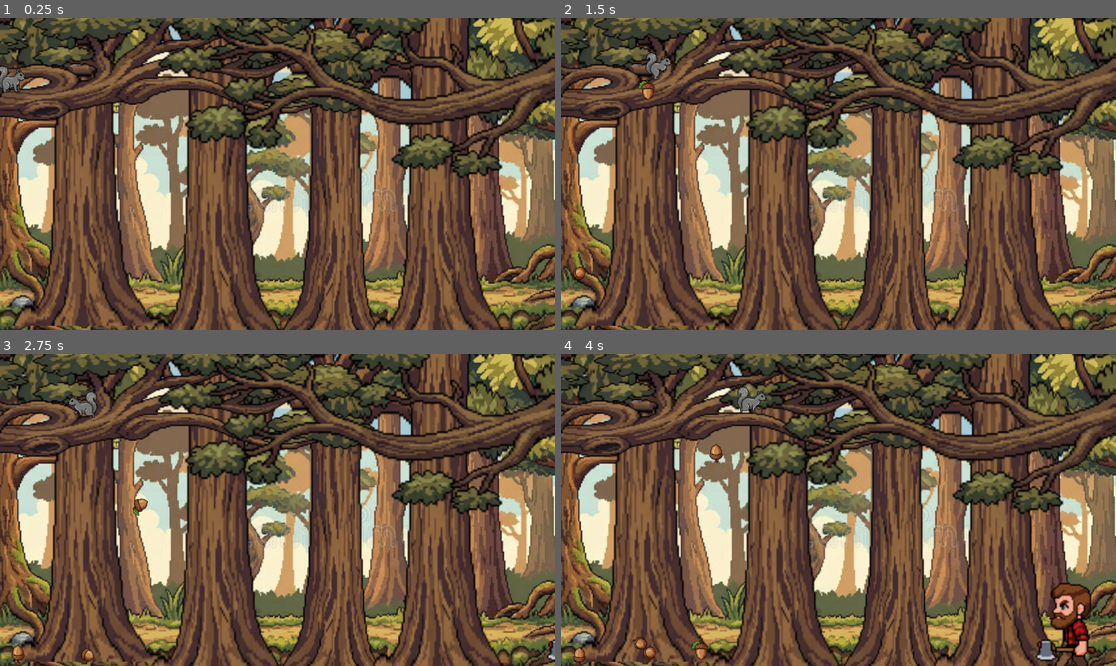
Above: before the commit, frames 1-4 (two rows, left to right).
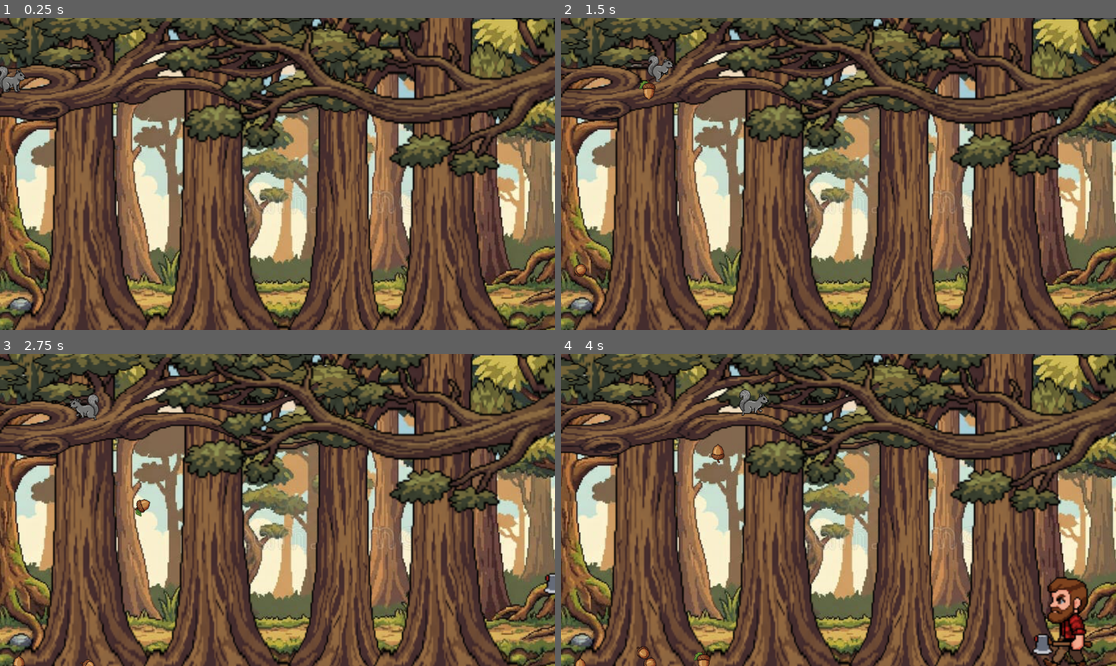
Above: after the commit, the same moments.

Repository: g00siferdev-py/SquirrelsvsLumberjacks
Game: Godot game, scene res://game.tscn
The game is run twice, just before and just after one commit, with the same random seed, the same clock (stepped at 60 frames per second) and the same inputs.
Inputs:
- Up to frame 1 (0.25 s): no input
- Up to frame 2 (1.5 s): tap Enter at 0.5 s; hold D (right) from 0.53 s (still down); tap S (drop_acorn) at 0.6, 1.35 s
- Up to frame 3 (2.75 s): release D (right) at 2.03 s; hold A (left) from 2.03 s (still down); tap S (drop_acorn) at 2.1 s
- Up to frame 4 (4 s): release A (left) at 2.78 s; hold D (right) from 2.78 s (still down); tap S (drop_acorn) at 2.85, 3.6 s

The runs differ from the first frame. In frame 1, 41% of the frame differs, in the area x 0-100%, y 0-100%; in frame 2, 41%; in frame 3, 41%; in frame 4, 42%.

Commit message:
Updated lj swinging and title screen scene

Diff:
--- a/assets/entities/lumberjacks/lumberjack.tscn
+++ b/assets/entities/lumberjacks/lumberjack.tscn
@@ -53,7 +53,7 @@
 "duration": 2.0,
 "texture": SubResource("AtlasTexture_abrae")
 }, {
-"duration": 2.0,
+"duration": 1.0,
 "texture": SubResource("AtlasTexture_x0s4t")
 }],
 "loop": true,
@@ -88,12 +88,12 @@
 script = ExtResource("1_apggl")
 
 [node name="CollisionShape2D" type="CollisionShape2D" parent="." unique_id=21586070]
-position = Vector2(0, -88)
+position = Vector2(0, -66)
 shape = SubResource("CapsuleShape2D_fdklv")
 
 [node name="AnimatedSprite2D" type="AnimatedSprite2D" parent="." unique_id=384227073]
-position = Vector2(2.999999, -98)
+position = Vector2(-3.9999995, -111)
 scale = Vector2(3.1135411, 2.949044)
 sprite_frames = SubResource("SpriteFrames_lvuck")
 animation = &"swing"
-frame_progress = 0.39790356
+frame_progress = 0.34276894
--- a/game.tscn
+++ b/game.tscn
@@ -10,7 +10,19 @@
 [ext_resource type="PackedScene" uid="uid://dp5vmmrefslf1" path="res://assets/environment/acorn.tscn" id="7_eow3j"]
 
 [sub_resource type="RectangleShape2D" id="RectangleShape2D_j5wjh"]
-size = Vector2(2039, 76.5)
+size = Vector2(34.38694, 38.895897)
+
+[sub_resource type="RectangleShape2D" id="RectangleShape2D_vef74"]
+size = Vector2(35.61734, 48.869225)
+
+[sub_resource type="RectangleShape2D" id="RectangleShape2D_hve3p"]
+size = Vector2(38.299194, 35.334137)
+
+[sub_resource type="RectangleShape2D" id="RectangleShape2D_mfdv2"]
+size = Vector2(35.223206, 35.490532)
+
+[sub_resource type="WorldBoundaryShape2D" id="WorldBoundaryShape2D_j5wjh"]
+distance = -164.0
 
 [node name="Game" type="Node2D" unique_id=1557034659]
 script = ExtResource("1_ryrav")
@@ -20,34 +32,63 @@
 [node name="Parallax2D" type="Parallax2D" parent="." unique_id=1169106087]
 
 [node name="ForestBg" type="Sprite2D" parent="Parallax2D" unique_id=1024951342]
-position = Vector2(646, 356)
+position = Vector2(642, 360)
 scale = Vector2(1.6344393, 1.6344393)
 texture = ExtResource("1_e2o6t")
 
 [node name="Trees" type="Node2D" parent="." unique_id=1909897796]
 
 [node name="Tree1" type="Sprite2D" parent="Trees" unique_id=1540693245]
-position = Vector2(143, -132)
+position = Vector2(143, -120)
 scale = Vector2(3.2861328, 6.021616)
 texture = ExtResource("2_feb5d")
 flip_h = true
 
+[node name="Tree1" type="Area2D" parent="Trees/Tree1" unique_id=214705972 groups=["tree_trunks"]]
+position = Vector2(54.167007, 92.83222)
+
+[node name="CollisionShape2D" type="CollisionShape2D" parent="Trees/Tree1/Tree1" unique_id=1995930201]
+position = Vector2(16.736996, 0.6642761)
+scale = Vector2(0.99999946, 1)
+shape = SubResource("RectangleShape2D_j5wjh")
+
 [node name="Tree3" type="Sprite2D" parent="Trees" unique_id=1017056146]
-position = Vector2(725.00006, 5)
+position = Vector2(740.00006, -3)
 scale = Vector2(2.8076172, 5.1972656)
 texture = ExtResource("2_feb5d")
 
+[node name="Tree2" type="Area2D" parent="Trees/Tree3" unique_id=835201916 groups=["tree_trunks"]]
+position = Vector2(30.274761, 84.46749)
+
+[node name="CollisionShape2D" type="CollisionShape2D" parent="Trees/Tree3/Tree2" unique_id=222613615]
+position = Vector2(17.096355, 12.1217575)
+shape = SubResource("RectangleShape2D_vef74")
+
 [node name="Tree2" type="Sprite2D" parent="Trees" unique_id=1773088828]
-position = Vector2(418, -146)
+position = Vector2(409.00003, -161)
 scale = Vector2(3.250976, 6.3945313)
 texture = ExtResource("2_feb5d")
 flip_h = true
 
+[node name="Tree3" type="Area2D" parent="Trees/Tree2" unique_id=201247136 groups=["tree_trunks"]]
+position = Vector2(69.20998, 93.04826)
+
+[node name="CollisionShape2D" type="CollisionShape2D" parent="Trees/Tree2/Tree3" unique_id=1434336841]
+position = Vector2(17.840796, 4.847885)
+shape = SubResource("RectangleShape2D_hve3p")
+
 [node name="Tree4" type="Sprite2D" parent="Trees" unique_id=1504234891]
-position = Vector2(879, -151)
+position = Vector2(886, -160)
 scale = Vector2(3.250976, 6.3945313)
 texture = ExtResource("2_feb5d")
 flip_h = true
+
+[node name="Tree4" type="Area2D" parent="Trees/Tree4" unique_id=1488606314 groups=["tree_trunks"]]
+position = Vector2(45.21719, 91.797195)
+
+[node name="CollisionShape2D" type="CollisionShape2D" parent="Trees/Tree4/Tree4" unique_id=292239676]
+position = Vector2(17.840797, 11.103233)
+shape = SubResource("RectangleShape2D_mfdv2")
 
 [node name="Branches" type="StaticBody2D" parent="." unique_id=579197430]
 
@@ -57,19 +98,20 @@
 texture = ExtResource("3_fc0e3")
 
 [node name="Branch3" type="Sprite2D" parent="Branches" unique_id=699588171]
-position = Vector2(888, 130)
+position = Vector2(882.99994, 128.00002)
 scale = Vector2(4.660156, 3.8095126)
 texture = ExtResource("4_7jktm")
 
 [node name="CollisionPolygon2D2" type="CollisionPolygon2D" parent="Branches" unique_id=2017694560]
 position = Vector2(0, 150)
-polygon = PackedVector2Array(-35, -1, 20, 5, 71, 10, 125, -13, 170, -18, 214, -32, 271, -39, 312, -26, 353, -26, 397, -29, 440, -21, 485, 6, 539, 20, 590, 26, 619, 18, 645, 5, 661, -10, 703, -11, 722, 1, 758, 14, 801, 25, 854, 41, 905, 15, 954, 4, 1025, -23, 1100, -39, 1131, -61, 1150, -77, 1173, -78, 1151, -48, 1087, -18, 992, 4, 860, 49, 749, 22, 682, -4, 620, 31, 560, 33, 481, 15, 391, -19, 315, -17, 272, -30, 215, -22, 69, 28, -13, 6)
+polygon = PackedVector2Array(-35, -1, 20, 5, 71, 10, 131, 1, 174, -15, 238, -30, 279, -34, 314, -21, 350, -23, 398, -23, 446, -23, 512, 3, 556, 11, 593, 13, 618, 2, 645, 5, 661, -10, 703, -11, 722, 1, 758, 14, 801, 25, 853, 28, 905, 15, 954, 4, 1025, -23, 1100, -39, 1131, -61, 1150, -77, 1173, -78, 1151, -48, 1087, -18, 992, 4, 854, 36, 749, 22, 682, -4, 624, 14, 553, 20, 504, 9, 443, -16, 391, -19, 315, -17, 272, -30, 215, -22, 133, 6, 75, 18, -13, 6)
 
 [node name="Squirrel" parent="." unique_id=779225309 instance=ExtResource("5_7jktm")]
 position = Vector2(23, 153)
 
 [node name="Ground" type="StaticBody2D" parent="." unique_id=1916332776]
+z_index = -1
 
 [node name="StaticBody2D" type="CollisionShape2D" parent="Ground" unique_id=812598538]
-position = Vector2(720, 677.25)
-shape = SubResource("RectangleShape2D_j5wjh")
+position = Vector2(673, 498)
+shape = SubResource("WorldBoundaryShape2D_j5wjh")
--- /dev/null
+++ b/scenes/title_screen.tscn
@@ -0,0 +1,17 @@
+[gd_scene format=3 uid="uid://b0wl0khmilok4"]
+
+[ext_resource type="VideoStream" uid="uid://g0q6ulreks0h" path="res://assets/UI/title.ogv" id="1_fgkus"]
+
+[node name="Control" type="Control" unique_id=1050870476]
+layout_mode = 3
+anchors_preset = 15
+anchor_right = 1.0
+anchor_bottom = 1.0
+grow_horizontal = 2
+grow_vertical = 2
+
+[node name="VideoStreamPlayer" type="VideoStreamPlayer" parent="." unique_id=172836652]
+layout_mode = 0
+offset_right = 40.0
+offset_bottom = 40.0
+stream = ExtResource("1_fgkus")
--- a/scripts/lumberjack.gd
+++ b/scripts/lumberjack.gd
@@ -7,49 +7,83 @@
 # 1 = moving right, -1 = moving left
 @export var direction: int = 1 : set = set_direction
 
-# IMPORTANT:
-# If your lumberjack "walk" frames face LEFT by default, set this to true in the Inspector.
-# If they face RIGHT by default, set it to false.
+# If walk frames face LEFT by default, set true. If RIGHT, set false.
 @export var faces_left_by_default: bool = true
 
+# How close (in pixels on X axis) to a trunk center before stopping.
+@export var trunk_stop_offset_x: float = 8.0
+
 @onready var sprite: AnimatedSprite2D = $AnimatedSprite2D
+
+var _is_stopped_at_trunk: bool = false
+var _target_trunk_x: float = INF
+
 
 func _ready() -> void:
 	if sprite == null:
 		push_error("Lumberjack.gd: Missing child node 'AnimatedSprite2D' under the Lumberjack root.")
 		return
 
-	# Start walking animation
 	if sprite.sprite_frames != null and sprite.sprite_frames.has_animation("walk"):
 		sprite.play("walk")
 	else:
-		# Fallback if you named it differently
 		sprite.play()
 
 	_update_facing()
+	_pick_target_trunk_x()
+
+
+func _pick_target_trunk_x() -> void:
+	_target_trunk_x = INF
+	var has_target := false
+
+	for trunk in get_tree().get_nodes_in_group("tree_trunks"):
+		if not (trunk is Node2D):
+			continue
+
+		var trunk_x := (trunk as Node2D).global_position.x
+
+		if direction > 0:
+			# First trunk to the right
+			if trunk_x >= global_position.x and (not has_target or trunk_x < _target_trunk_x):
+				_target_trunk_x = trunk_x
+				has_target = true
+		else:
+			# First trunk to the left
+			if trunk_x <= global_position.x and (not has_target or trunk_x > _target_trunk_x):
+				_target_trunk_x = trunk_x
+				has_target = true
+
 
 func set_direction(value: int) -> void:
 	direction = 1 if value >= 0 else -1
 	_update_facing()
 
+
 func _update_facing() -> void:
 	if sprite == null:
 		return
 
-	# We want: face RIGHT when direction == 1, face LEFT when direction == -1.
-	# flip_h depends on how the art is drawn.
 	if faces_left_by_default:
-		# Default art faces LEFT, so flip when moving RIGHT
 		sprite.flip_h = direction > 0
 	else:
-		# Default art faces RIGHT, so flip when moving LEFT
 		sprite.flip_h = direction < 0
 
+
 func _physics_process(delta: float) -> void:
-	# Horizontal movement
+	if _is_stopped_at_trunk:
+		velocity = Vector2.ZERO
+		move_and_slide()
+		return
+
+	if _should_stop_at_target_trunk():
+		_stop_at_trunk()
+		velocity = Vector2.ZERO
+		move_and_slide()
+		return
+
 	velocity.x = float(direction) * speed
 
-	# Gravity so they settle onto ground collision
 	if not is_on_floor():
 		velocity.y += gravity * delta
 	else:
@@ -57,7 +91,24 @@
 
 	move_and_slide()
 
-	# Despawn after leaving the screen
 	var w := get_viewport_rect().size.x
 	if global_position.x < -despawn_margin or global_position.x > w + despawn_margin:
 		queue_free()
+
+
+func _should_stop_at_target_trunk() -> bool:
+	if _target_trunk_x == INF:
+		return false
+
+	if direction > 0:
+		return global_position.x >= (_target_trunk_x - trunk_stop_offset_x)
+
+	return global_position.x <= (_target_trunk_x + trunk_stop_offset_x)
+
+
+func _stop_at_trunk() -> void:
+	_is_stopped_at_trunk = true
+	velocity = Vector2.ZERO
+
+	if sprite != null and sprite.sprite_frames != null and sprite.sprite_frames.has_animation("swing"):
+		sprite.play("swing")
